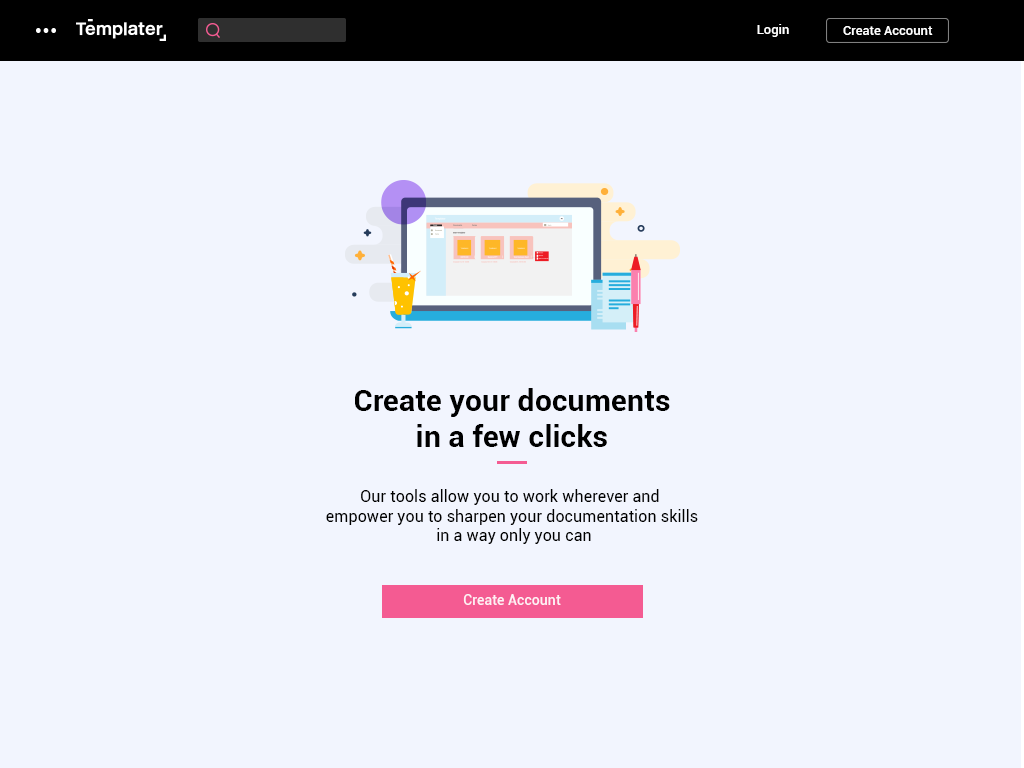
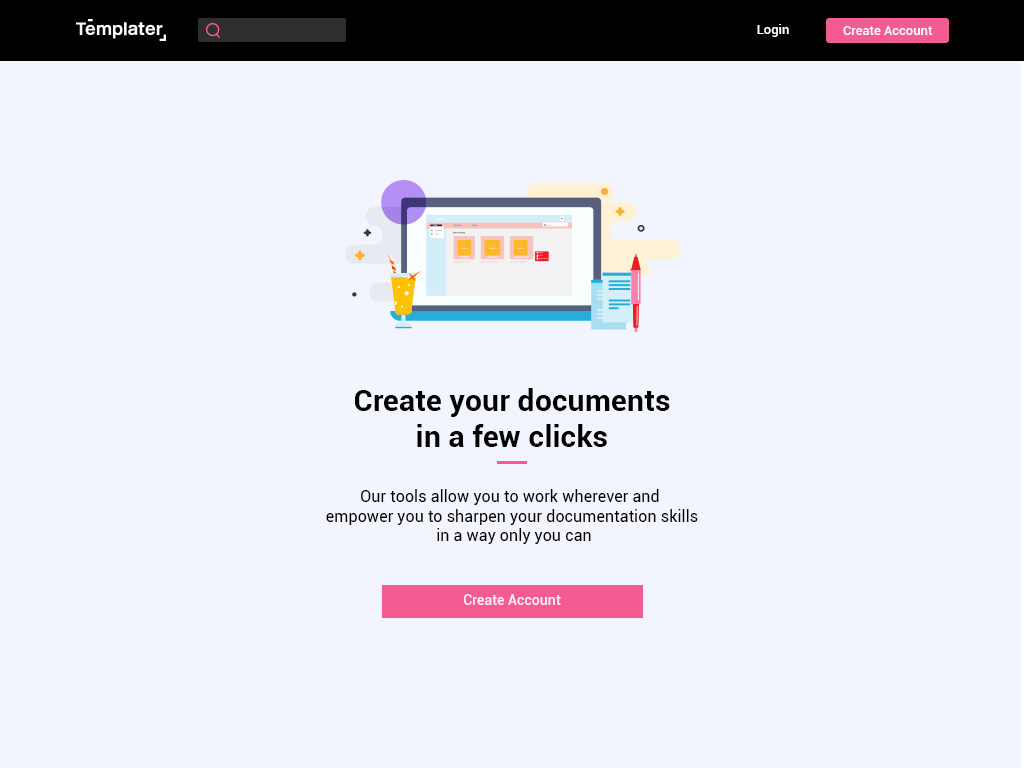
Revision of a layered 1024 x 768 image; what changed, layer by layer:
showed "hover-click" over [826, 18, 949, 43]
hid "more menu" over [36, 28, 56, 33]
